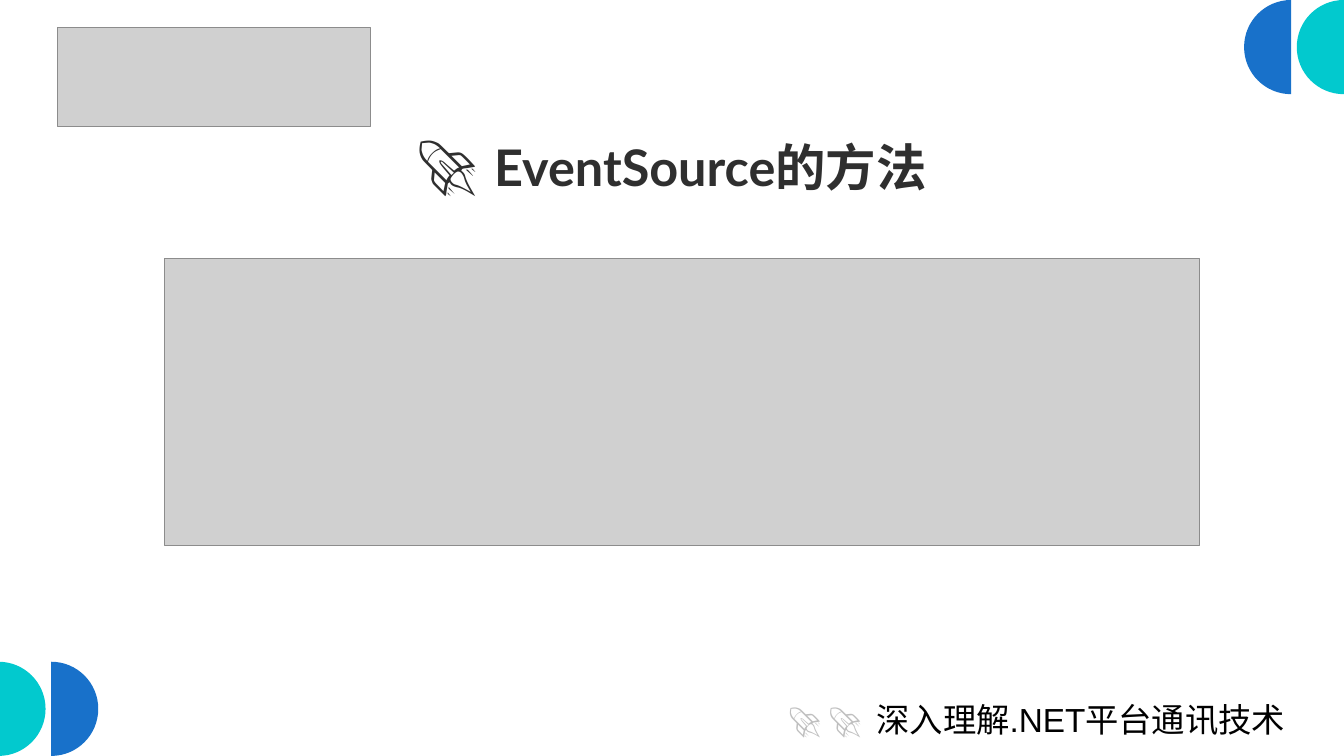
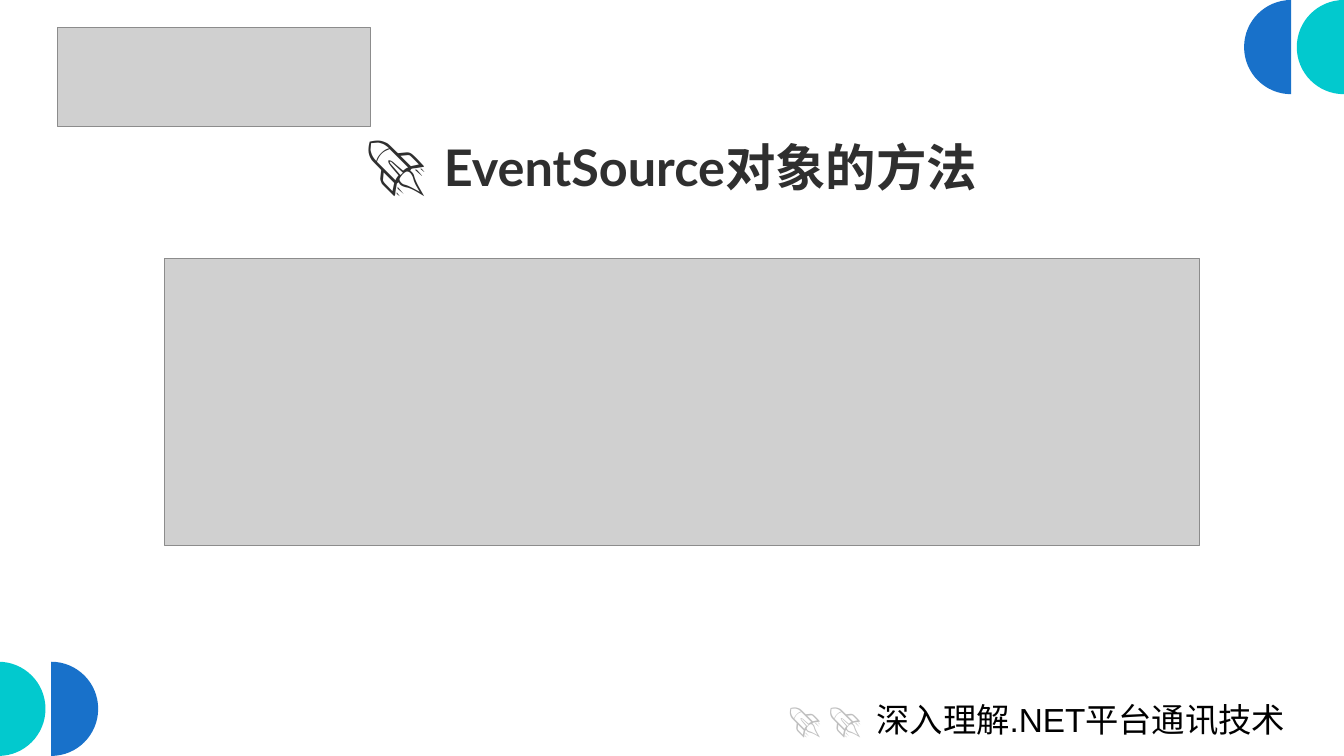
Before and after one commit to scottfly189/dotnet_net_course, a slide deck: slide 10 of src/8.SseDemo/sse_client.odp (slide 11 before the commit). Drawn at 1344x756 pixels with LibreOffice and Linux fonts; fonts in the diff are those of the drawing; grey boxes stand for pictures. Boxes give left, top, right and bottom in pixels: in the first picture for what was removed or moved away, otherwise in the second. Text is boxed around its words. In the diff, an @@ line names an element or a change of style, - is before the commit and + after.

```diff
--- a/src/8.SseDemo/sse_client.odp
+++ b/src/8.SseDemo/sse_client.odp
@@ title at [444, 143, 977, 191]: text changed @@
-🚀 EventSource的方法
+🚀 EventSource对象的方法
```
Also in this commit, not shown: 16 other slides changed, 1 slide removed.
